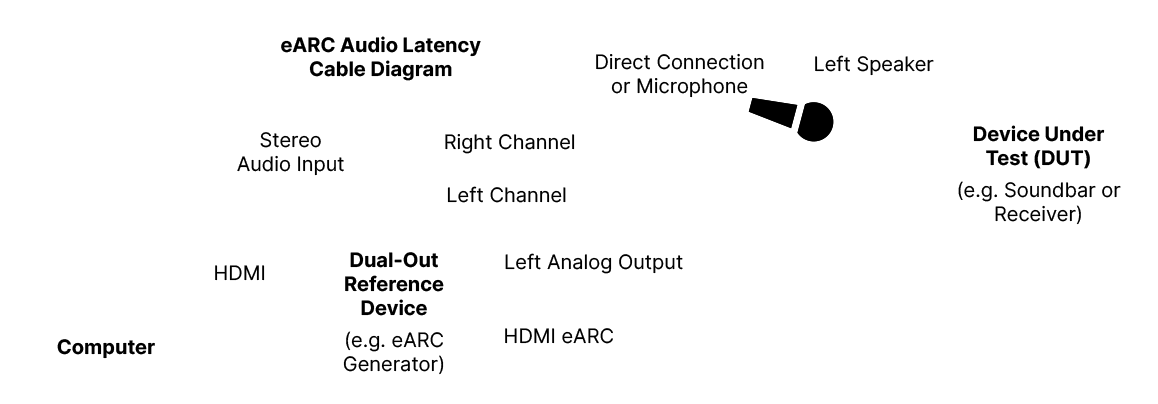
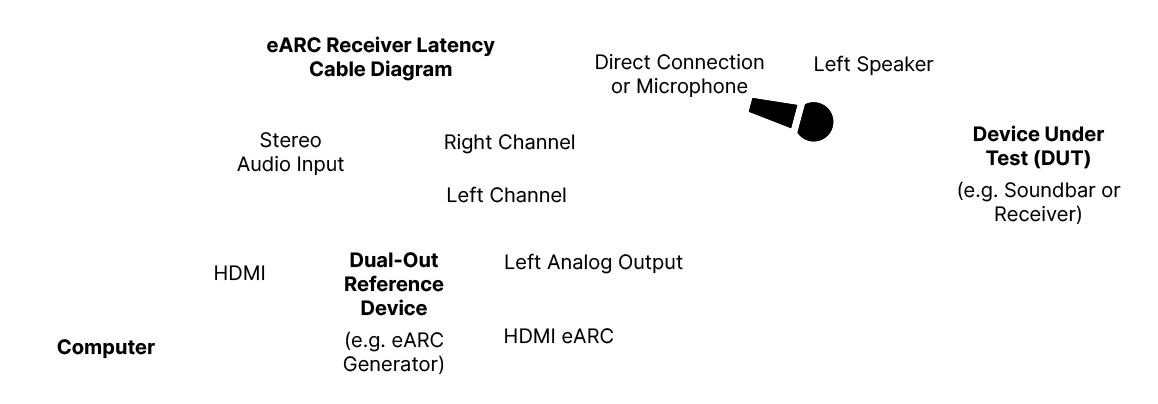
Layer changes from the first 1158px x 404px image to the second:
renamed "eARC Audio Latency Cable Diagram" to "eARC Receiver Latency Cable Diagram", painted on it over box(267, 36, 495, 57)
